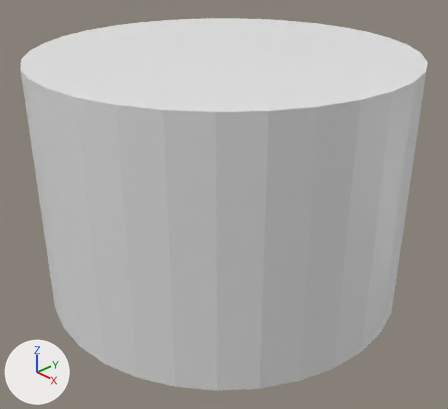
Two versions of the Blender file hobby/repo/masakill/body.blend, one commit apart.
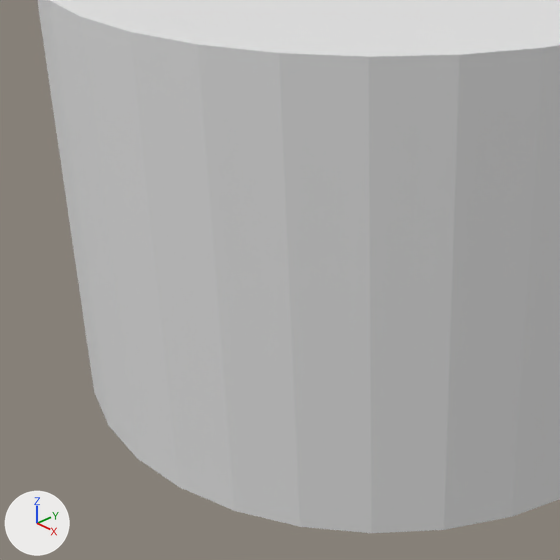
There are two pictures of each version: one whole from a 50 mm lens placed at (0.0349, -0.0328, 0.0205), pointed at (0.0007, -0.0007, -0.0025), one close up on the part from 0% to 73% of the width and 19% to 99% of the height. The axes (+X, +Y, +Z) are drawn at lower left. The lights are the same throughout.

In view in the first close-up: 'body'.
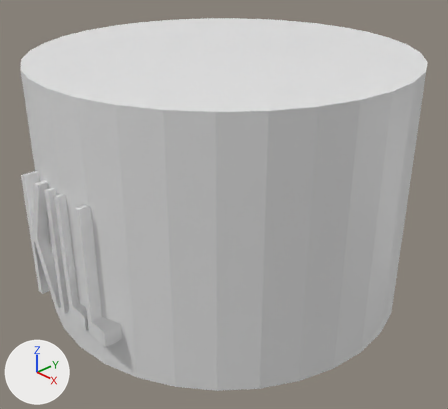
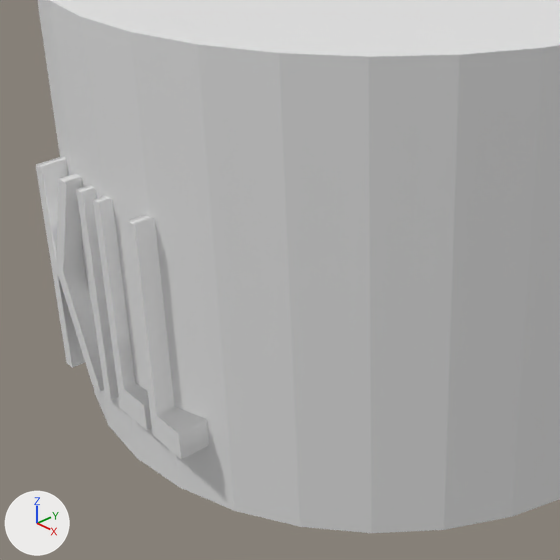
The change, as a list of edits to the scene's bpy script:
```text
Add txt_text_001:
    txt_text_001 = bpy.data.curves.new('Text.001', 'FONT')
    txt_text_001.body = 'KILL'
    txt_text_001.bevel_resolution = 2
    txt_text_001.bevel_depth = 0.001
Add ob_text_001:
    ob_text_001 = bpy.data.objects.new('Text.001', txt_text_001)
    ob_text_001.location = (-0.005, -0.0145, -0.007)
    ob_text_001.rotation_euler = (1.571, 0.0, 0.0)  # degrees (90, 0, 0)
    ob_text_001.scale = (0.00518, 0.0145, 1.0)
```

Pixel boxes (x1, y1, x2, y2) of what changed, in the close-ups (560 x 560 px):
'Text.001', added
    after: (36, 156, 209, 459)
